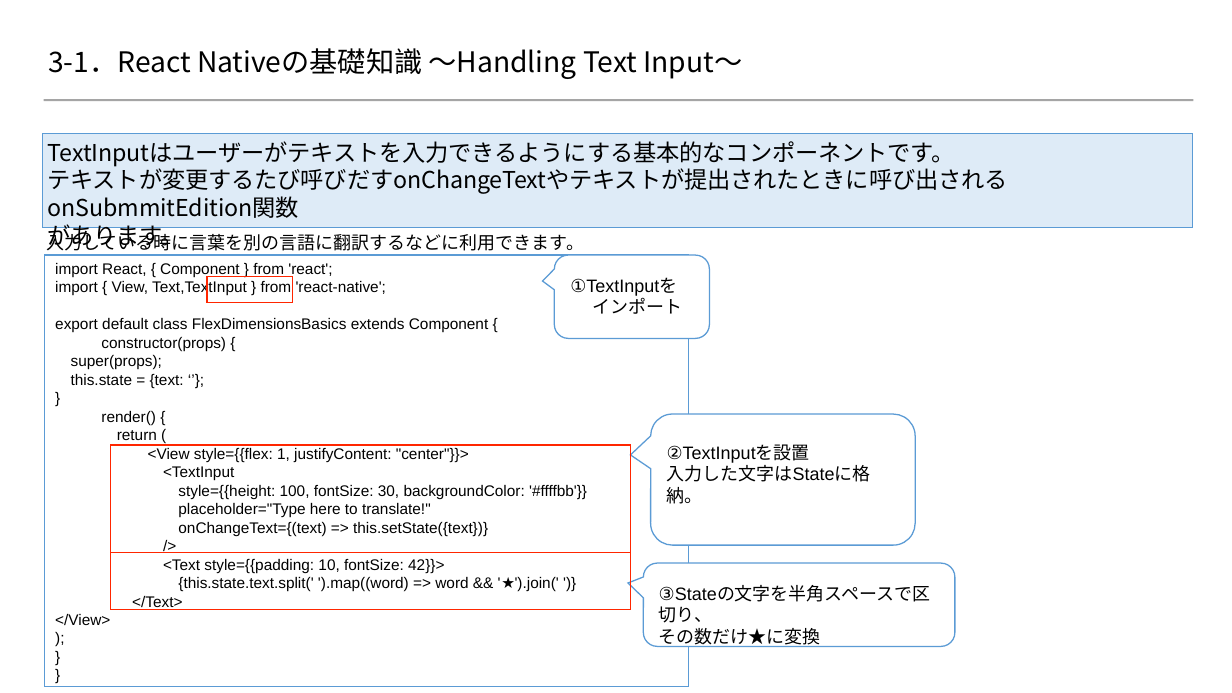
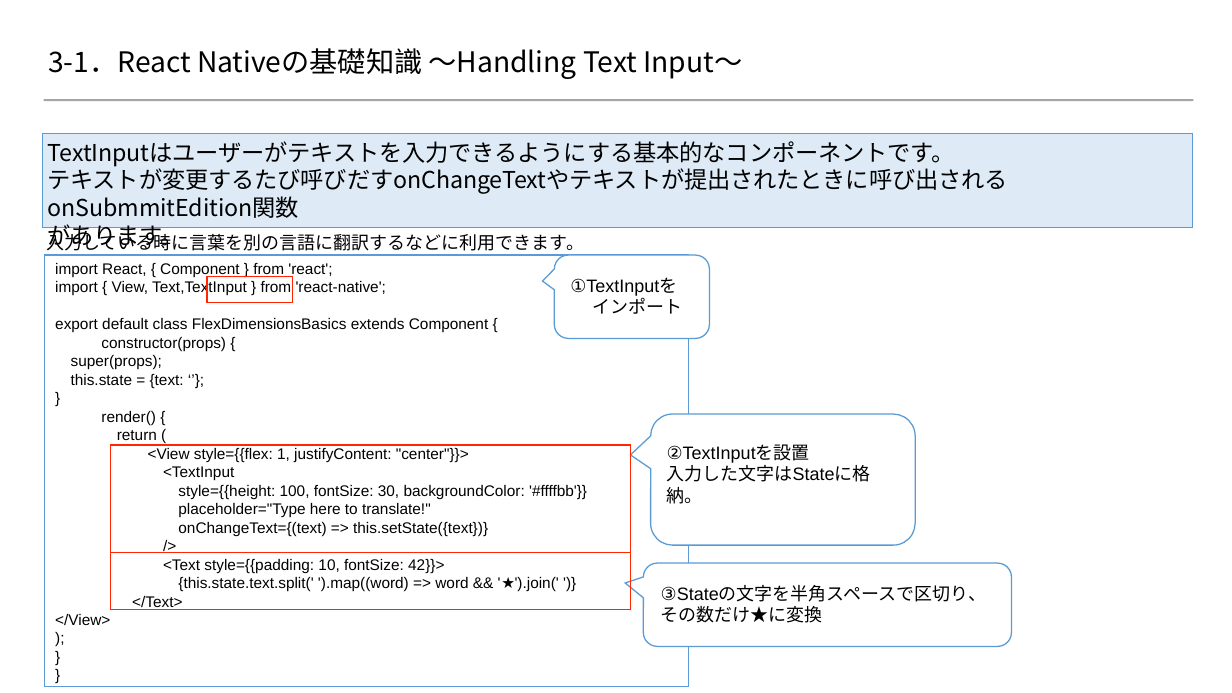
Before and after one commit to 2018SYSTEMI34/diary, a slide deck: slide 8 of doc/02_SlideShare/01.ネタ/３_ReactNative基礎知識/react-native.pptx. Drawn at 1232x693 pixels with LibreOffice and Linux fonts; fonts in the diff are those of the drawing; background and template pictures are left out. Boxes give left, top, right and bottom in pixels: in the first picture for what was removed or moved away, otherwise in the second. Text is boxed around its words. In the diff, an @@ line names an element or a change of style, - is before the commit and + after.

Commit message:
ReactNative基礎知識_追加ページ２
ReactNative基礎知識_追加ページ２

```diff
--- a/doc/02_SlideShare/01.ネタ/３_ReactNative基礎知識/react-native.pptx
+++ b/doc/02_SlideShare/01.ネタ/３_ReactNative基礎知識/react-native.pptx
@@ rounded speech box: place and size @@
-rounded speech box at bbox=[643, 563, 955, 646]
+rounded speech box at bbox=[643, 563, 1011, 646]
@@ text "③Stateの文字を半角スペースで区切り、" rewrapped from bbox=[659, 606, 821, 648] to bbox=[661, 585, 986, 623] @@
```
Also in this commit, not shown: 6 other slides changed, 3 slides added.
